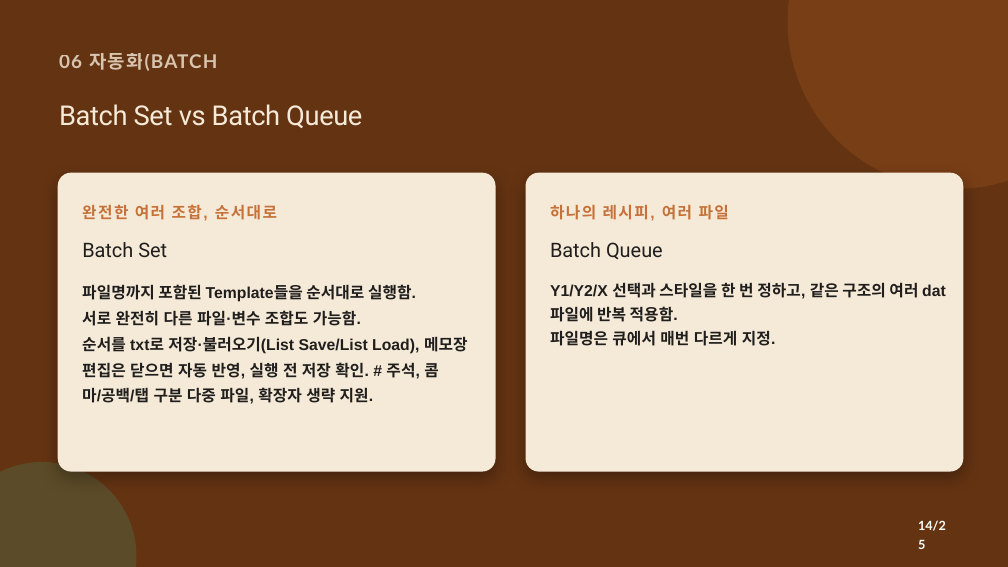
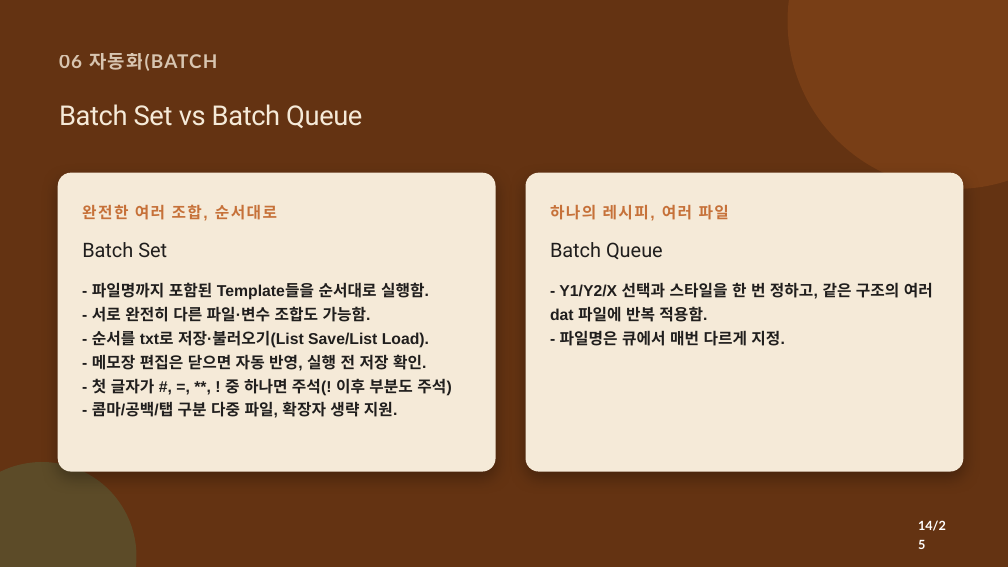
Before and after one commit to CWKIM113/CathPlot_Pub, a slide deck: slide 14 of CathPlot_발표.pptx. Drawn at 1008x567 pixels with LibreOffice and Linux fonts; fonts in the diff are those of the drawing. Boxes give left, top, right and bottom in pixels: in the first picture for what was removed or moved away, otherwise in the second. Text is boxed around its words. In the diff, an @@ line names an element or a change of style, - is before the commit and + after.

```diff
--- a/CathPlot_발표.pptx
+++ b/CathPlot_발표.pptx
@@ text at (92, 282, 451, 418): text changed @@
-파일명까지 포함된 Template들을 순서대로 실행함.
-서로 완전히 다른 파일·변수 조합도 가능함.
-순서를 txt로 저장·불러오기(List Save/List Load), 메모장 편집은 닫으면 자동 반영, 실행 전 저장 확인. # 주석, 콤마/공백/탭 구분 다중 파일, 확장자 생략 지원.
+- 파일명까지 포함된 Template들을 순서대로 실행함.
+- 서로 완전히 다른 파일·변수 조합도 가능함.
+- 순서를 txt로 저장·불러오기(List Save/List Load).
+- 메모장 편집은 닫으면 자동 반영, 실행 전 저장 확인.
+- 첫 글자가 #, =, **, ! 중 하나면 주석(! 이후 부분도 주석)
+- 콤마/공백/탭 구분 다중 파일, 확장자 생략 지원.
@@ text at (550, 282, 933, 346): text changed @@
-Y1/Y2/X 선택과 스타일을 한 번 정하고, 같은 구조의 여러 dat 파일에 반복 적용함.
-파일명은 큐에서 매번 다르게 지정.
+- Y1/Y2/X 선택과 스타일을 한 번 정하고, 같은 구조의 여러 dat 파일에 반복 적용함.
+- 파일명은 큐에서 매번 다르게 지정.
```
Also in this commit, not shown: 10 other slides changed.
